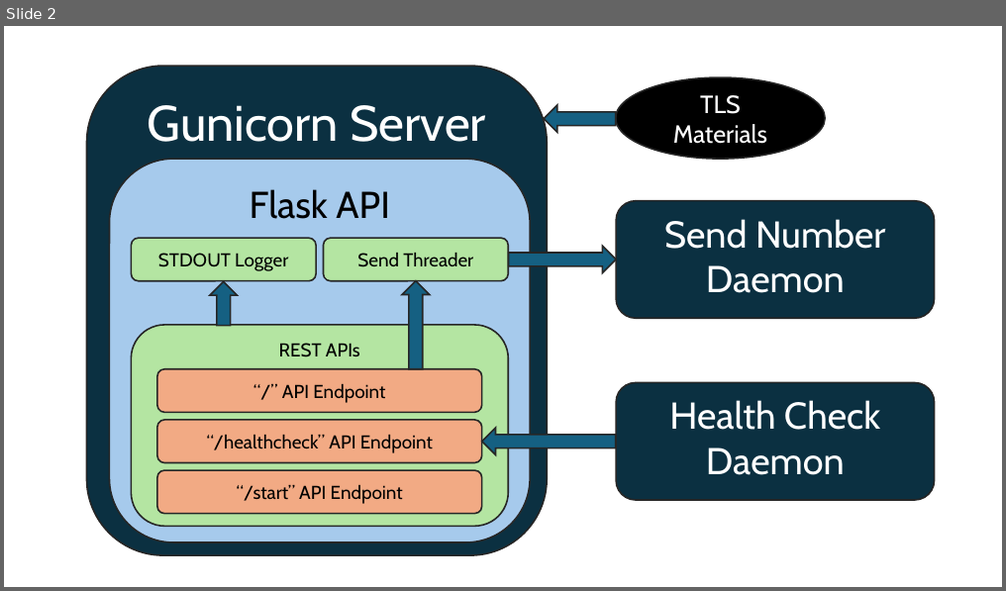
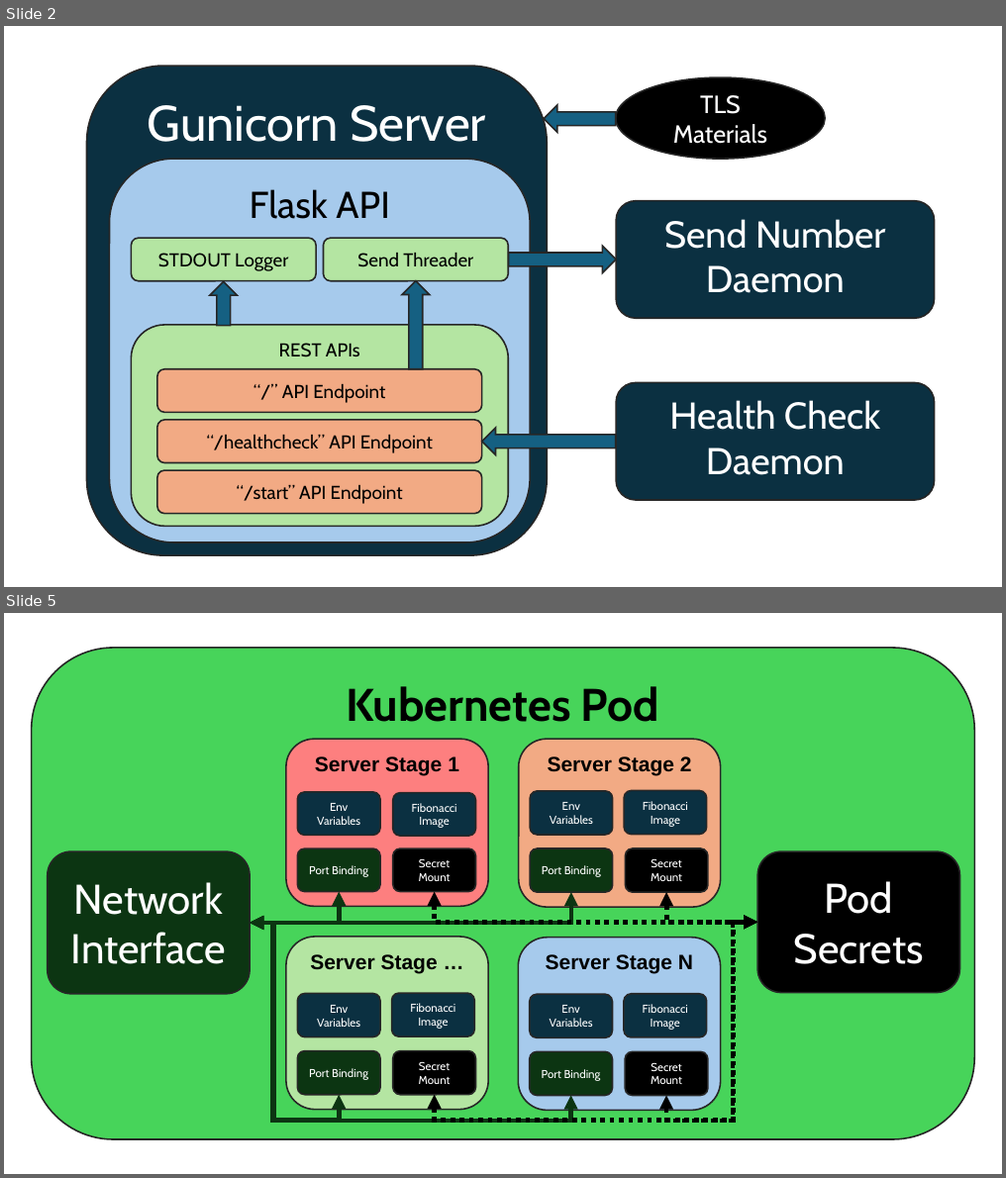
Before and after one commit to laoluadewoye/Run-Fibonacci, a slide deck: extra_materials/Run Fibonacci Graphs.pptx. Shown one above the other, each under a label of ours: slide 2 before the commit, slides 2 and 5 after it; the slides between them are not shown. The pictures are 1006x591 and 1006x1178 pixels, drawn with LibreOffice and Linux fonts; fonts in the diff are those of the drawing. Boxes give left, top, right and bottom in pixels: in the first picture for what was removed or moved away, otherwise in the second. Text is boxed around its words. In the diff, an @@ line names an element or a change of style, - is before the commit and + after.

Commit message:
Created README for use case three. Added two new images.

```diff
--- a/extra_materials/Run Fibonacci Graphs.pptx
+++ b/extra_materials/Run Fibonacci Graphs.pptx
@@ slide 5 added at (x1=4, y1=613, x2=1002, y2=1174), background #FFFFFF @@
@@ group added at (x1=32, y1=648, x2=975, y2=1140): 23 rounded rectangles, 8 elbow double arrows @@
+Kubernetes Pod
+Server Stage 1
+Fibonacci Image
+Env Variables
+Secret Mount
+Port Binding
+Server Stage 2
+Env Variables
+Fibonacci Image
+Secret Mount
+Port Binding
+Server Stage …
+Env Variables
+Fibonacci Image
+Secret Mount
+Port Binding
+Server Stage N
+Env Variables
+Fibonacci Image
+Secret Mount
+Port Binding
+Network Interface
+Pod Secrets
```
Also in this commit, not shown: 1 other slide added, 11 other files.
